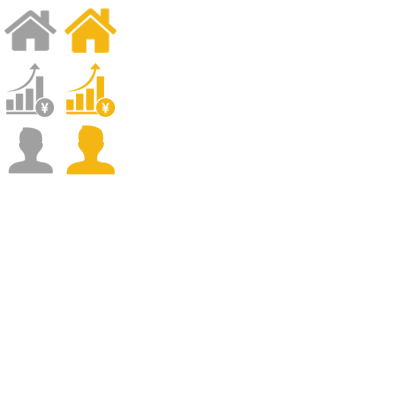
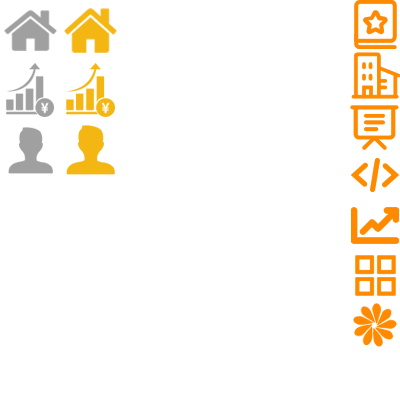
The second w=400, h=400 image is a revision of the first. Changes to its layers:
added layer "图层 20" above "图层 18" over [353,303,397,347]
added layer "图层 18" above "图层 17" over [351,207,399,244]
added layer "图层 17" above "图层 16" over [351,158,399,192]
added layer "图层 16" above "图层 15" over [350,105,399,150]
added layer "图层 15" above "图层 19" over [351,52,400,99]
added layer "图层 19" above "图层 14" over [355,255,396,296]
added layer "图层 14" above "图层 5" over [354,0,397,49]
